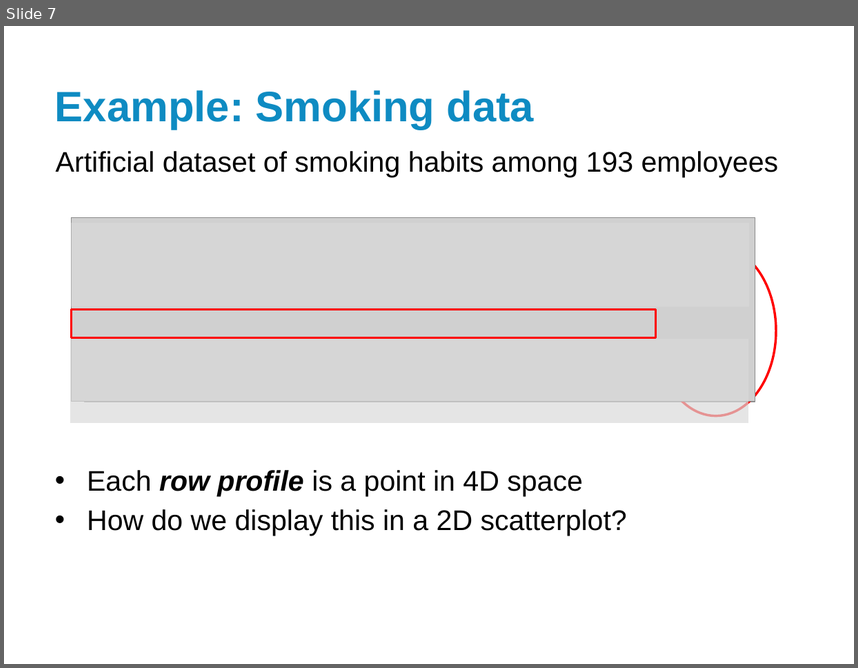
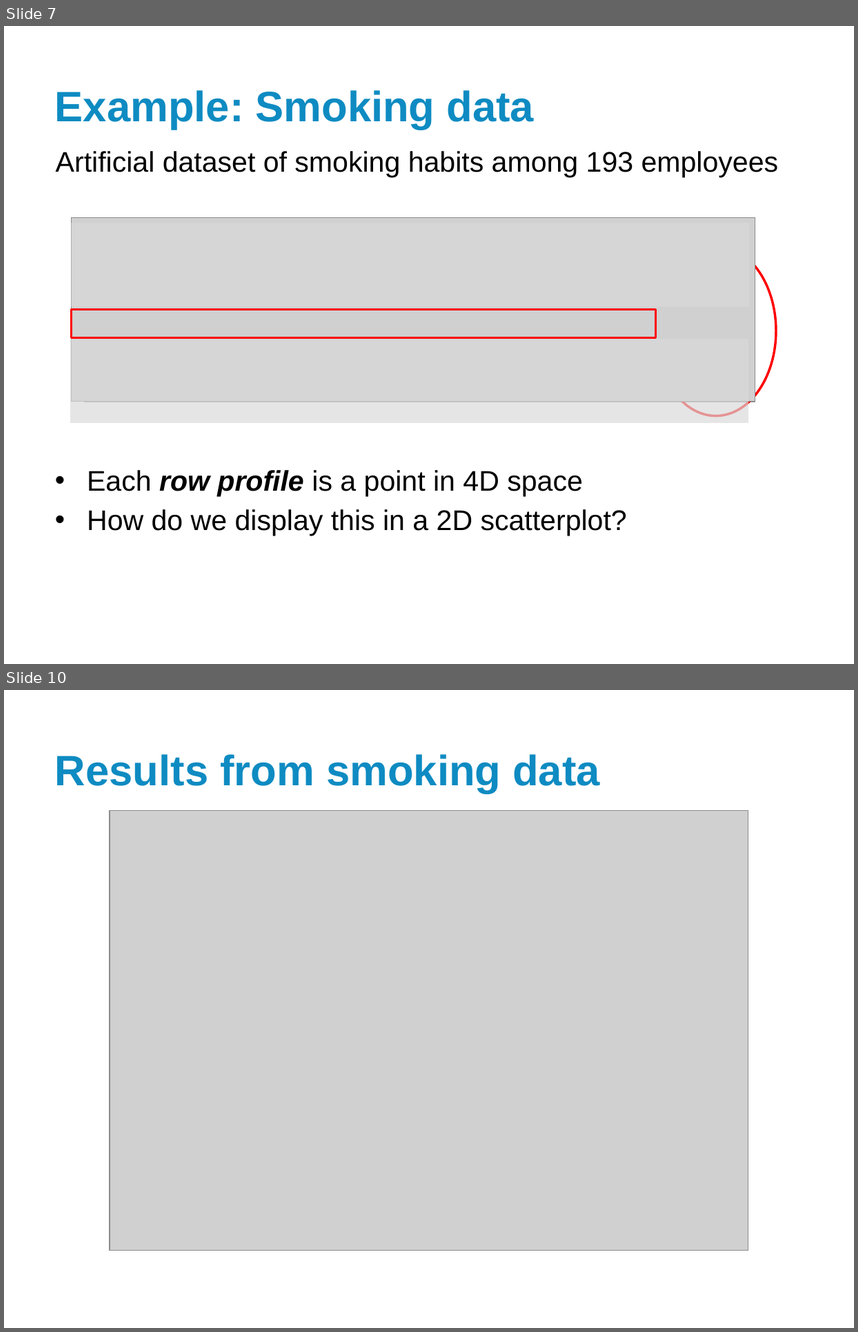
Before and after one commit to nayefahmad/2017.09.21-Exploring-correspondence-analysis, a slide deck: results/2017-09-22_Correspondence-analysis-for-nursing-unit-similarity.pptx. Shown one above the other, each under a label of ours: slide 7 before the commit, slides 7 and 10 after it; the slides between them are not shown. The pictures are 858x668 and 858x1332 pixels, drawn with LibreOffice and Linux fonts; fonts in the diff are those of the drawing; grey boxes stand for pictures; background and template pictures are left out. Boxes give left, top, right and bottom in pixels: in the first picture for what was removed or moved away, otherwise in the second. Text is boxed around its words. In the diff, an @@ line names an element or a change of style, - is before the commit and + after.

Commit message:
skeleton up to slide 10

```diff
--- a/results/2017-09-22_Correspondence-analysis-for-nursing-unit-similarity.pptx
+++ b/results/2017-09-22_Correspondence-analysis-for-nursing-unit-similarity.pptx
@@ slide 10 added at box(4, 690, 854, 1328), background #FFFFFF @@
@@ title added at box(55, 754, 600, 793), 36 pt, text #0E8BC2, bold @@
+Results from smoking data
@@ picture added at box(110, 811, 748, 1250) @@
```
Also in this commit, not shown: 2 other slides added, 3 slides removed.
